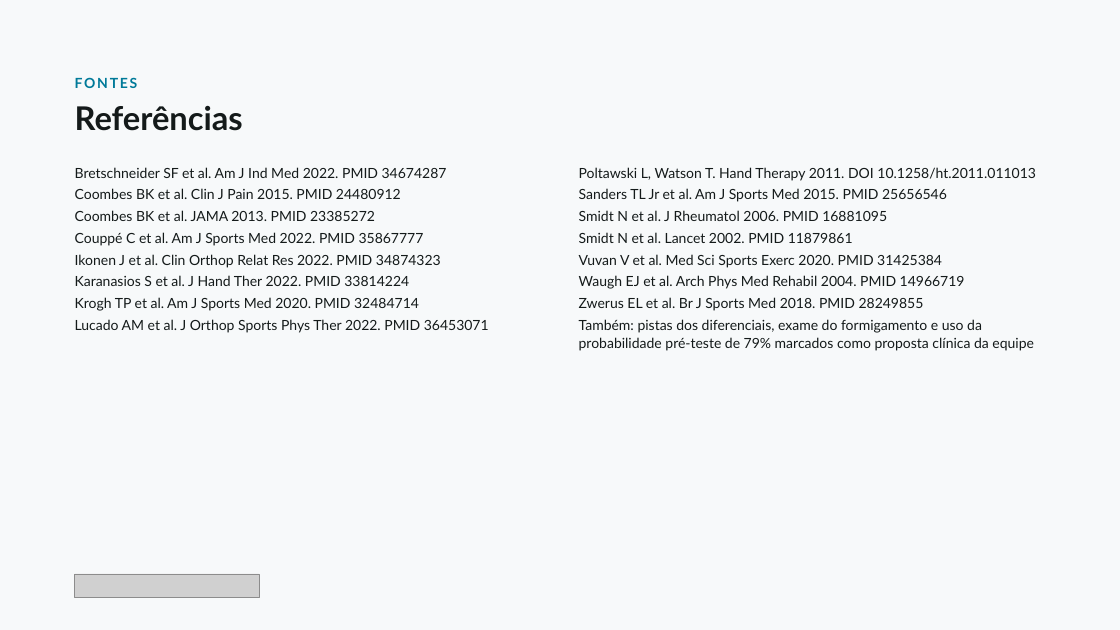
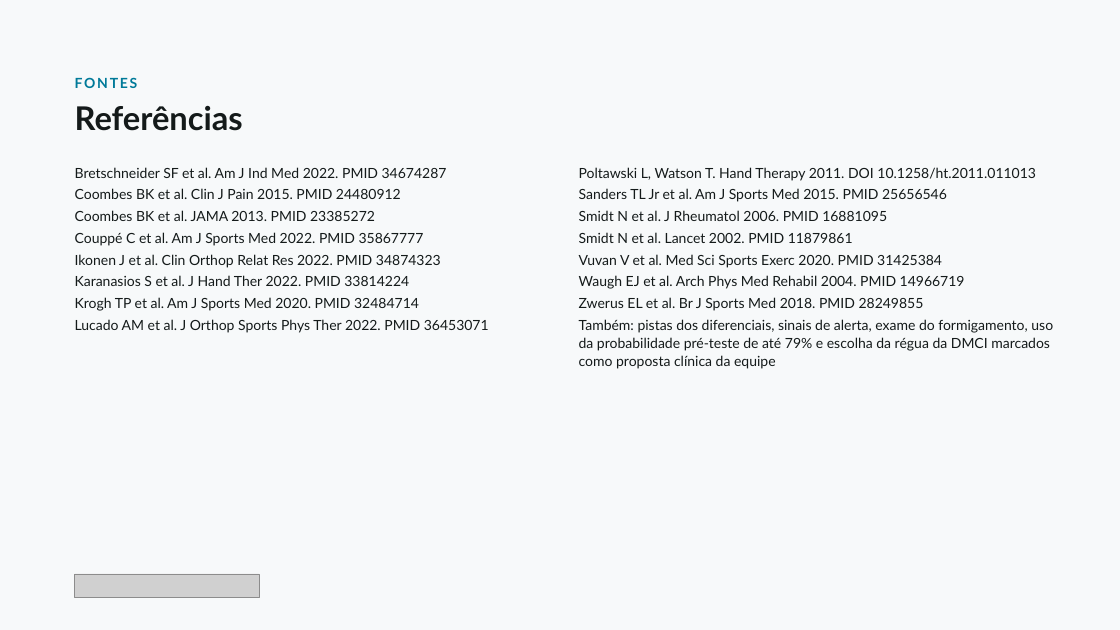
Before and after one commit to dossantosdanieel/illic, a slide deck: slide 27 of aulas/2026-11-cotovelo-lateral-1-diagnostico/04_aula/cotovelo-lateral-1-diagnostico.pptx. Drawn at 1120x630 pixels with LibreOffice and Linux fonts; fonts in the diff are those of the drawing; grey boxes stand for pictures. Boxes give left, top, right and bottom in pixels: in the first picture for what was removed or moved away, otherwise in the second. Text is boxed around its words. In the diff, an @@ line names an element or a change of style, - is before the commit and + after.

```diff
--- a/aulas/2026-11-cotovelo-lateral-1-diagnostico/04_aula/cotovelo-lateral-1-diagnostico.pptx
+++ b/aulas/2026-11-cotovelo-lateral-1-diagnostico/04_aula/cotovelo-lateral-1-diagnostico.pptx
@@ text at (579,319,1053,369): text changed @@
-Também: pistas dos diferenciais, exame do formigamento e uso da probabilidade pré-teste de 79% marcados como proposta clínica da equipe
+Também: pistas dos diferenciais, sinais de alerta, exame do formigamento, uso da probabilidade pré-teste de até 79% e escolha da régua da DMCI marcados como proposta clínica da equipe
```
Also in this commit, not shown: 18 other slides changed, 30 other files.
